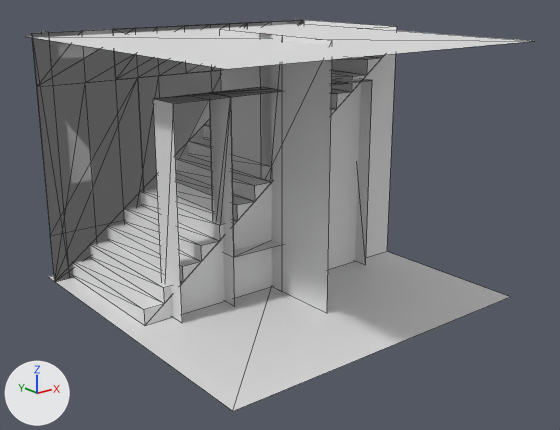
Two versions of the glTF model assets/meshes/modularbasicroom/BasicRoomImport.gltf, one commit apart.
One viewpoint serves both versions: a 50 mm camera at (-5.4, -6.91, 3.65) aimed at (0.01, -0.15, 0.95). Lighting does not change. The marker at lower left points along +X, +Y and +Z. Mesh edges are drawn as thin lines. Where no turn or scale is listed for an object, it has been applied to the vertices.

Names of what the first picture shows: 'Ceiling', 'Door', 'DoorExtendableLeft', 'DoorExtendableMiddle', 'DoorExtendableRight', 'DoorFrame', 'DoorFrameExtendable', 'DoorFrameExtendableMiddle', 'DoorFrameWide', 'DoorWide', 'Floor', 'Stairs', 'StairsWallCap', 'Wall', 'WallEndCap', 'WallOutsideCorner', 'WallThin', 'Window', 'WindowFrame'.
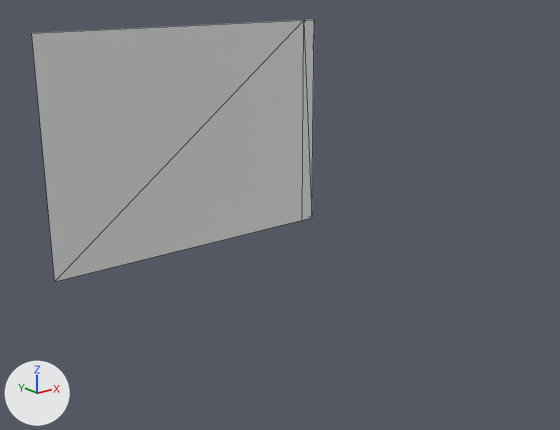
Boxes (x1, y1, x2, y2) around the edits, measured in the pictures (560 x 430 px):
'Stairs', deleted
    before: (73, 19, 397, 326)
'Floor', deleted
    before: (49, 252, 509, 411)
'StairsWallCap', deleted
    before: (220, 29, 332, 313)
'Ceiling', deleted
    before: (26, 24, 531, 69)
'Window', deleted
    before: (32, 20, 304, 281)
'DoorFrameWide', deleted
    before: (153, 78, 372, 323)
'Door', deleted
    before: (32, 20, 302, 280)
'WallOutsideCorner', moved
    before: (32, 31, 70, 282)
    after: (302, 19, 314, 220)
'WindowFrame', deleted
    before: (210, 88, 282, 257)
'DoorWide', deleted
    before: (32, 20, 304, 281)
'DoorExtendableLeft', deleted
    before: (113, 27, 160, 208)
'WallEndCap', deleted
    before: (260, 33, 282, 291)
'DoorFrame', deleted
    before: (210, 87, 278, 307)
'DoorFrameExtendable', deleted
    before: (153, 87, 281, 317)
'DoorExtendableRight', deleted
    before: (113, 23, 247, 92)
'DoorExtendableMiddle', deleted
    before: (114, 23, 247, 79)
'DoorFrameExtendableMiddle', deleted
    before: (192, 81, 345, 100)
'WallThin', deleted
    before: (126, 105, 201, 208)
'Wall', unchanged, uncovered by the edit
    before: (33, 20, 299, 279)
    after: (32, 20, 304, 282)

The edits, one by one:
Object 'Floor' (ob_floor) is deleted.
Object 'Ceiling' (ob_ceiling) is deleted.
Object 'WallEndCap' (ob_wallendcap) is deleted.
Object 'Door' (ob_door) is deleted.
Object 'DoorFrame' (ob_doorframe) is deleted.
Object 'WallOutsideCorner' (ob_walloutsidecorner) moves from (0.0, 0.0, 0.0) to (4.0, 0.0, 0.0).
Object 'Stairs' (ob_stairs) is deleted.
Object 'Window' (ob_window) is deleted.
Object 'WindowFrame' (ob_windowframe) is deleted.
Object 'DoorWide' (ob_doorwide) is deleted.
Object 'DoorFrameWide' (ob_doorframewide) is deleted.
Object 'DoorExtendableLeft' (ob_doorextendableleft) is deleted.
Object 'DoorExtendableRight' (ob_doorextendableright) is deleted.
Object 'DoorExtendableMiddle' (ob_doorextendablemiddle) is deleted.
Object 'DoorFrameExtendableMiddle' (ob_doorframeextendablemiddle) is deleted.
Object 'DoorFrameExtendable' (ob_doorframeextendable) is deleted.
Object 'WallThin' (ob_wallthin) is deleted.
Object 'StairsWallCap' (ob_stairswallcap) is deleted.
